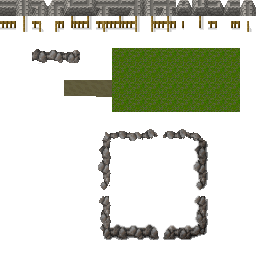
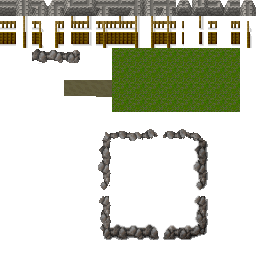
Layered file, before and after one edit (256x256). Changes by layer:
painted on "Background" over (0, 32, 252, 48)
